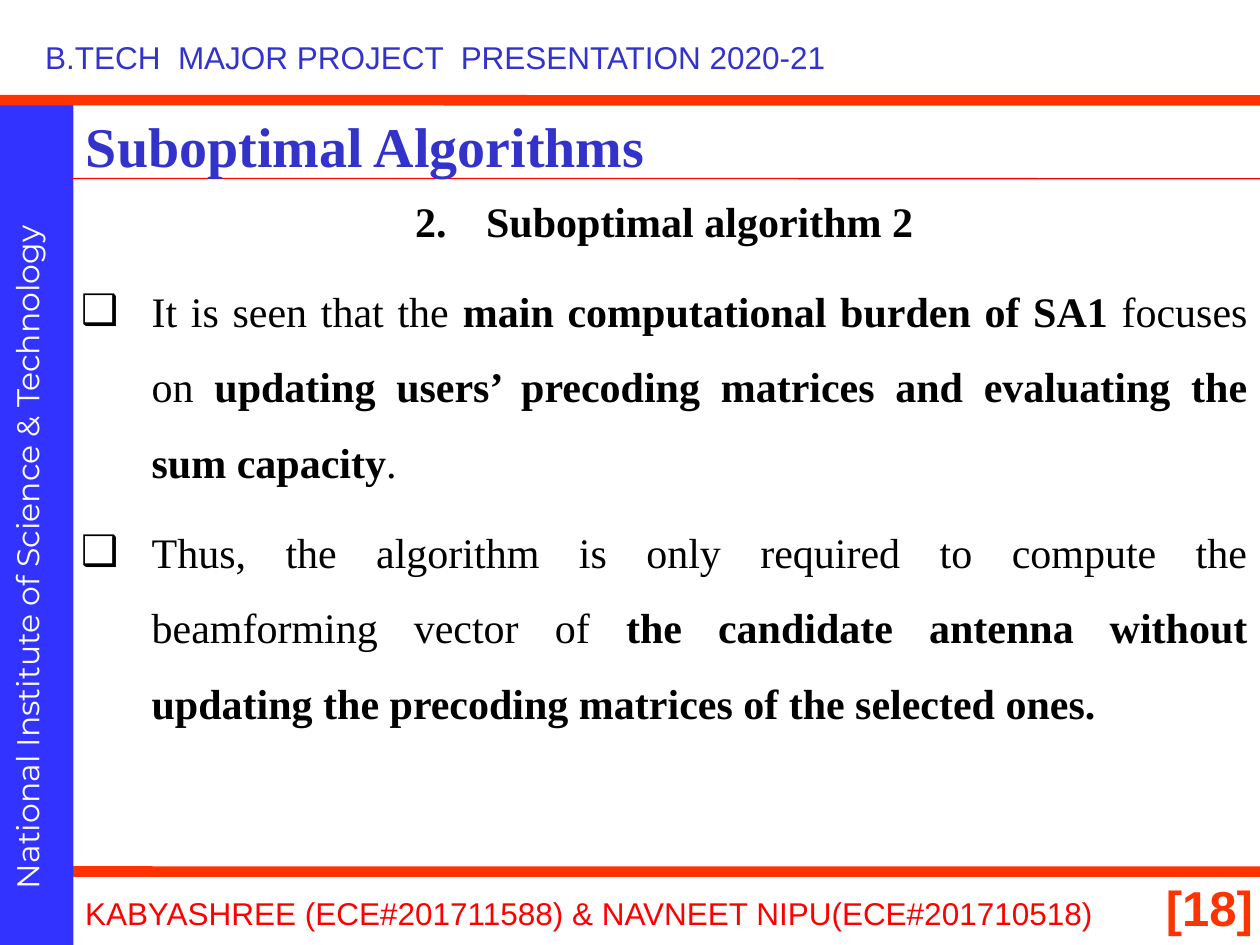
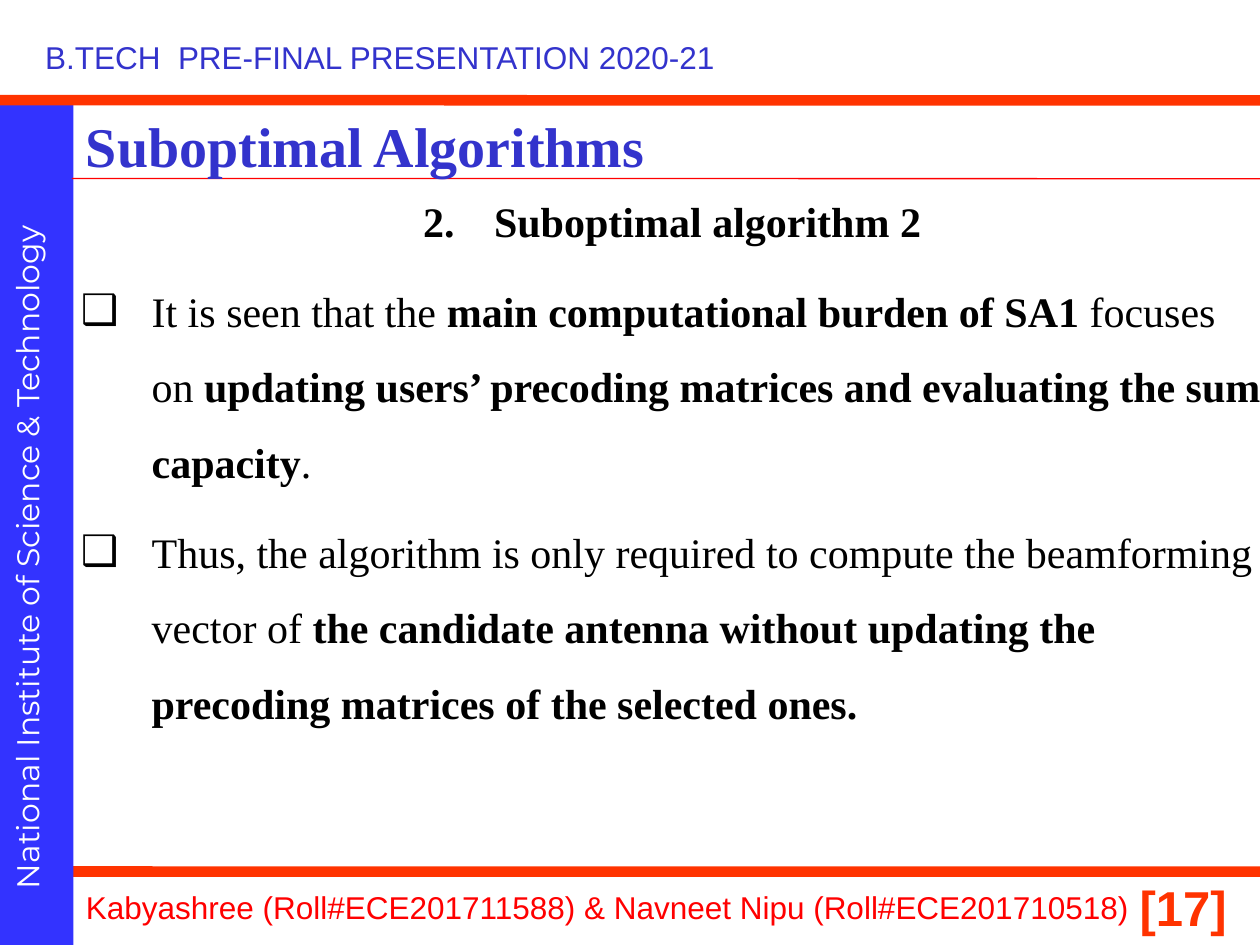
Before and after one commit to navneetnipu/btech_project, a slide deck: slide 17 of 21010.pptx (slide 18 before the commit). Drawn at 1260x945 pixels with LibreOffice and Linux fonts; fonts in the diff are those of the drawing; background and template pictures are left out. Boxes give left, top, right and bottom in pixels: in the first picture for what was removed or moved away, otherwise in the second. Text is boxed around its words. In the diff, an @@ line names an element or a change of style, - is before the commit and + after.

```diff
--- a/21010.pptx
+++ b/21010.pptx
@@ text at box(45, 47, 715, 70): text changed @@
-B.TECH MAJOR PROJECT PRESENTATION 2020-21
+B.TECH PRE-FINAL PRESENTATION 2020-21
@@ text at box(152, 297, 1260, 728): alignment justified to left @@
@@ text at box(86, 896, 1128, 925): text changed @@
-KABYASHREE (ECE#201711588) & NAVNEET NIPU(ECE#201710518)
+Kabyashree (Roll#ECE201711588) & Navneet Nipu (Roll#ECE201710518)
@@ page number added at box(1140, 890, 1227, 937), 28 pt, text #FF3300, bold @@
+[17]
@@ page number removed at box(1166, 890, 1253, 937) @@
-[18]
```
Also in this commit, not shown: 26 other slides changed, 1 slide added, 6 slides removed, 14 other files.
